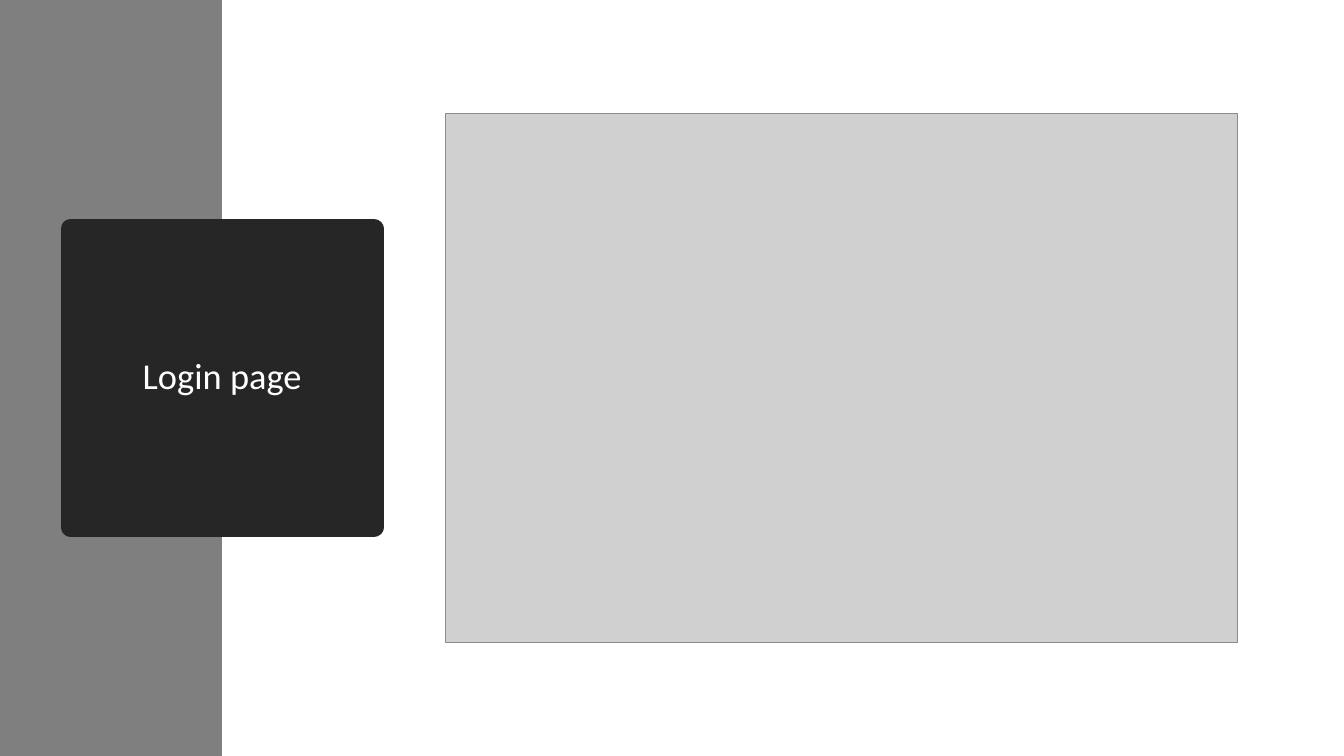
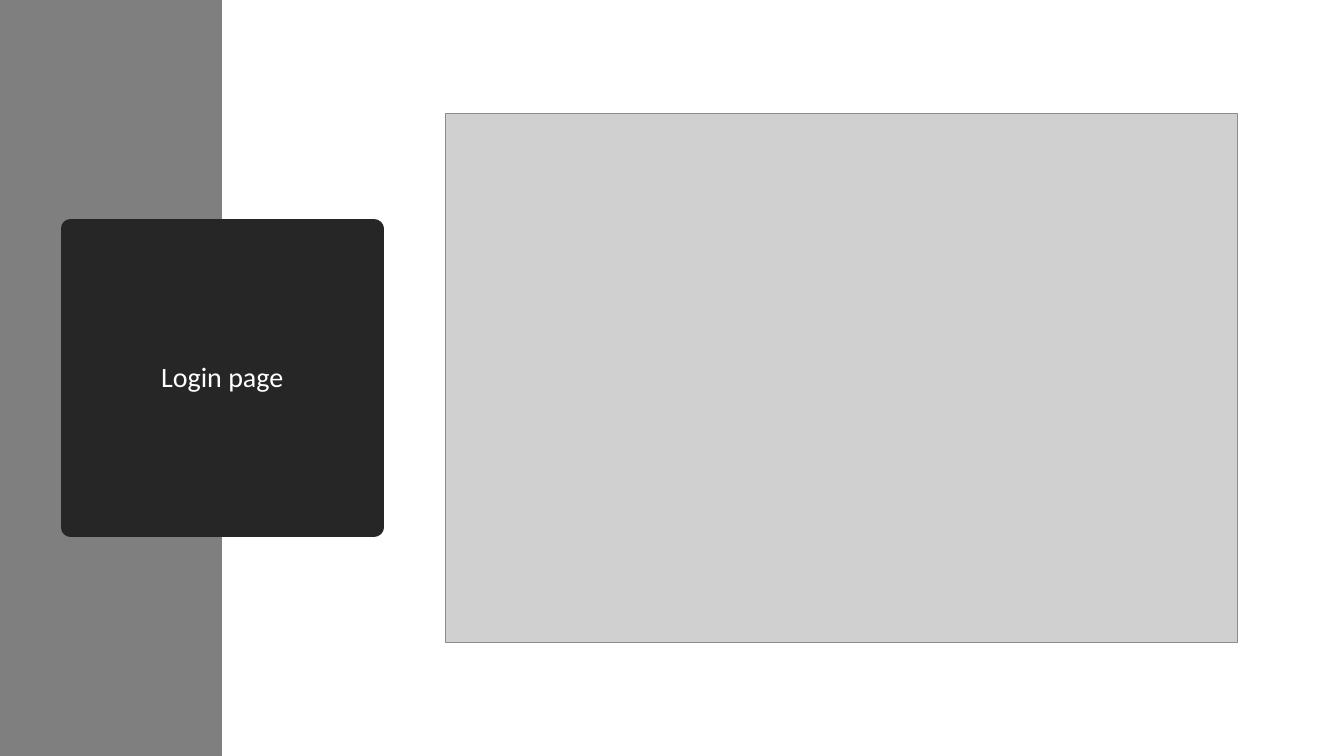
Before and after one commit to jason20194/marketplace, a slide deck: slide 7 of market_slide.pptx. Drawn at 1344x756 pixels with LibreOffice and Linux fonts; fonts in the diff are those of the drawing; grey boxes stand for pictures. Boxes give left, top, right and bottom in pixels: in the first picture for what was removed or moved away, otherwise in the second. Text is boxed around its words. In the diff, an @@ line names an element or a change of style, - is before the commit and + after.

```diff
--- a/market_slide.pptx
+++ b/market_slide.pptx
@@ title "Login page" at (71, 229, 374, 527): size 26 to 20 pt @@
```
Also in this commit, not shown: 5 other slides changed, 1 other file.
